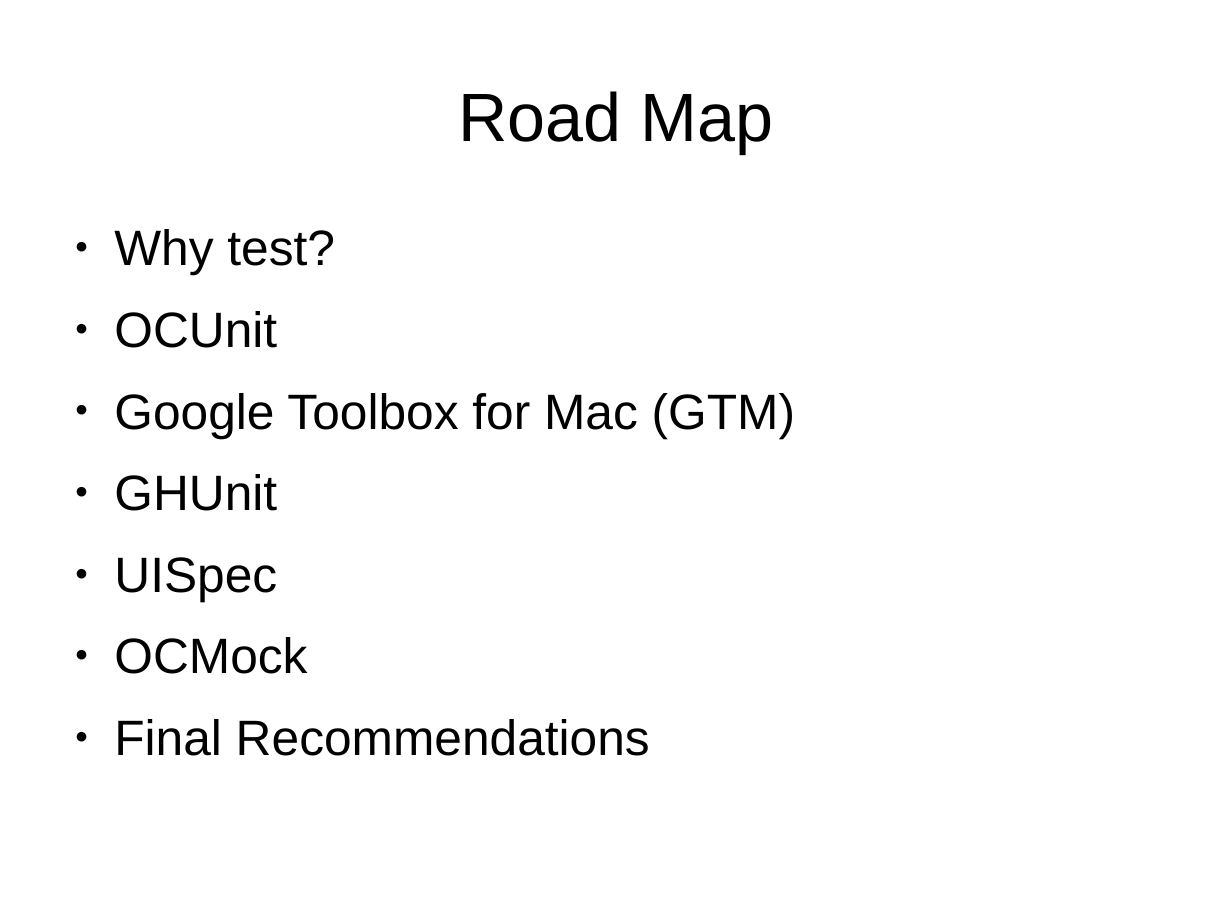
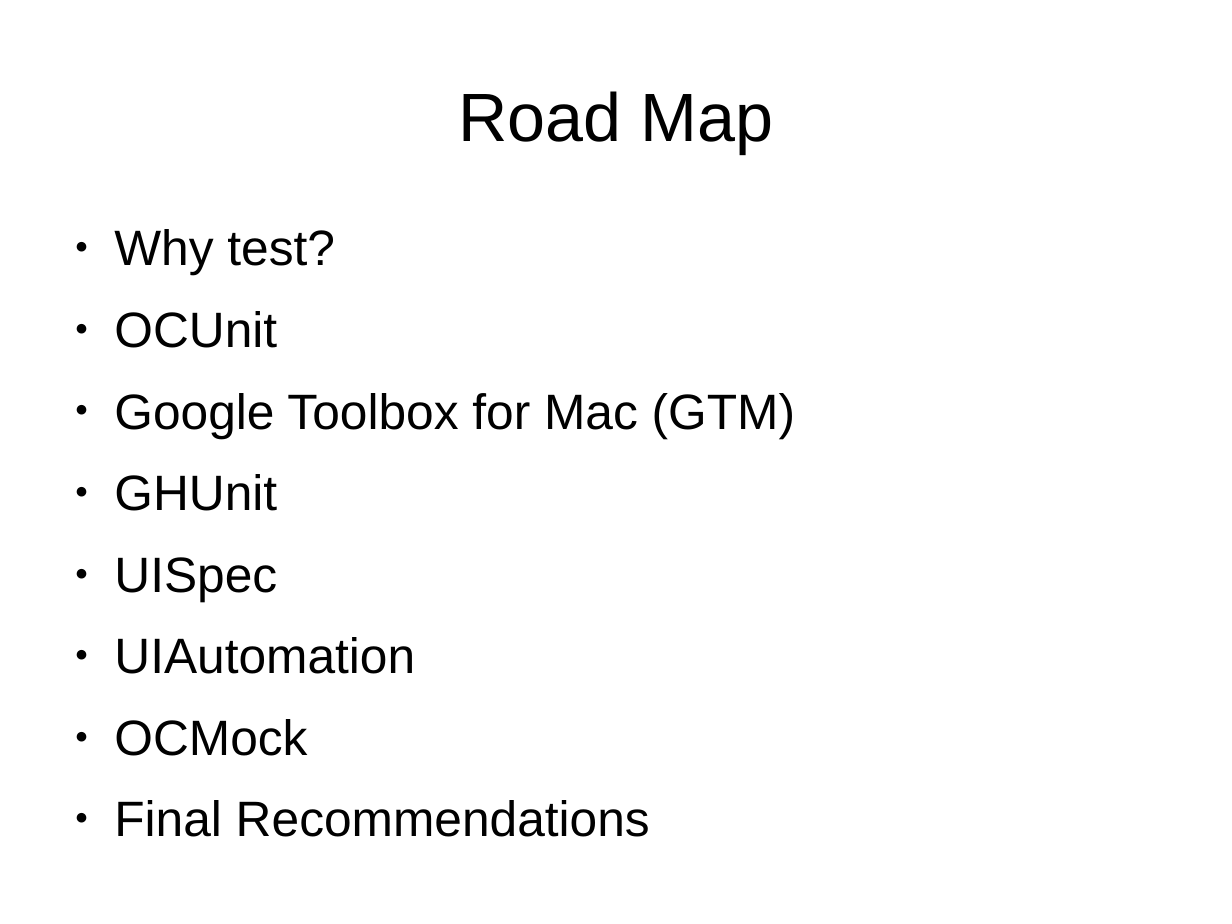
Before and after one commit to StlMobileDev/iPhone-Testing, a slide deck: slide 2 of Testing-Testing-iOS.odp. Drawn at 1232x924 pixels with LibreOffice and Linux fonts; fonts in the diff are those of the drawing. Boxes give left, top, right and bottom in pixels: in the first picture for what was removed or moved away, otherwise in the second. Text is boxed around its words. In the diff, an @@ line names an element or a change of style, - is before the commit and + after.

```diff
--- a/Testing-Testing-iOS.odp
+++ b/Testing-Testing-iOS.odp
@@ text at [114, 637, 415, 674]: paragraph added @@
+● UIAutomation
```
Also in this commit, not shown: 2 other slides changed, 9 slides added, 2 other files.
